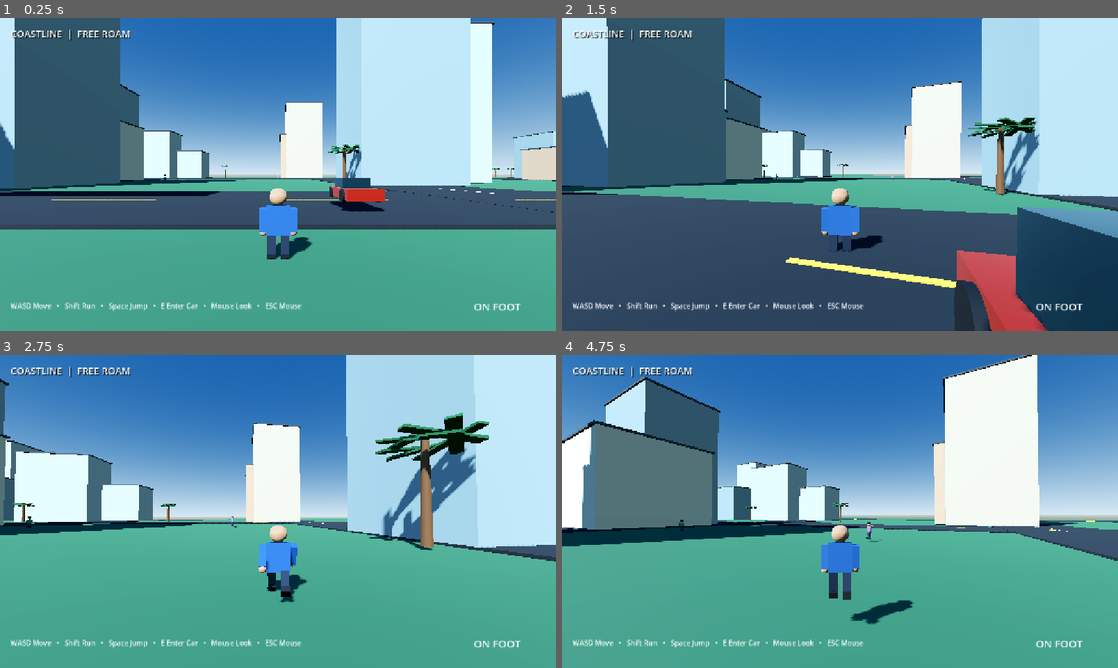
Above: before the commit, frames 1-4 (two rows, left to right).
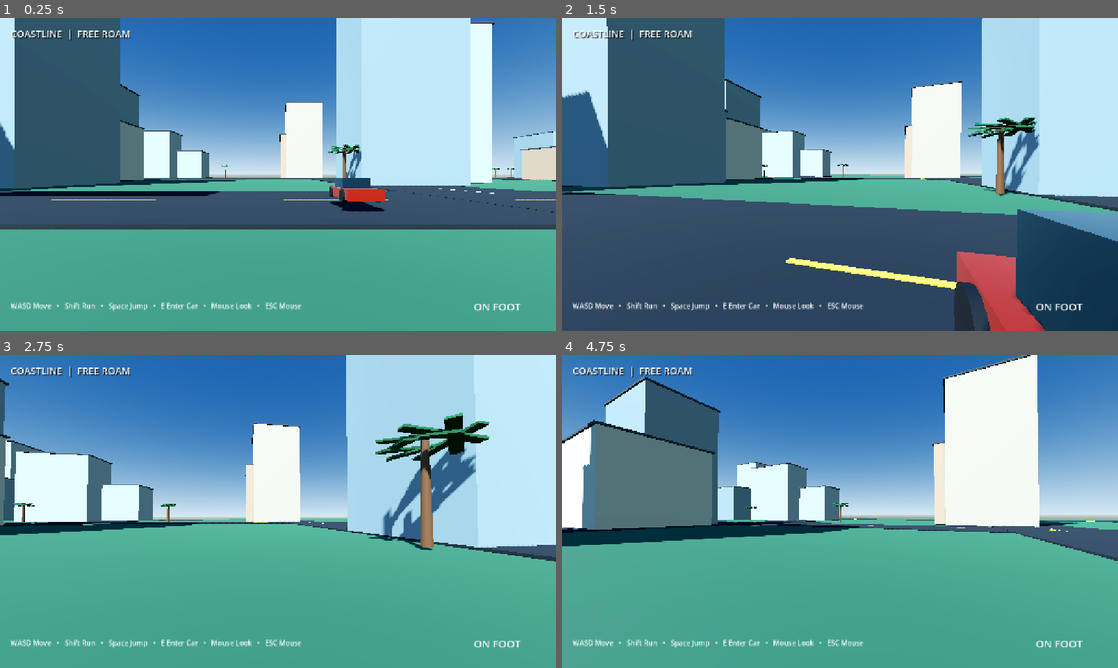
Above: after the commit, the same moments.

Repository: nhghgvve-dotcom/gta-6-recreation
Game: Godot game, scene res://Main.tscn
Two runs of this game, one before a commit and one after it. Both use one fixed random seed, a clock stepped at 60 frames per second and the inputs below.
Inputs (mouse positions are in pixels of both pictures, inside the frame that each line leads up to):
- Up to frame 1 (0.25 s): no input
- Up to frame 2 (1.5 s): tap Enter at 0.5 s; move the mouse to (867, 174) at 0.52 s; hold Shift 0.53-1.28 s; hold W from 0.53 s (still down); tap Space at 0.77 s; move the mouse to (812, 174) at 1.27 s; tap Shift at 1.35 s
- Up to frame 3 (2.75 s): keep holding W; tap Space at 1.52 s; move the mouse to (289, 505) at 2.02 s; hold Shift from 2.03 s (still down); tap E at 2.1 s
- Up to frame 4 (4.75 s): keep holding W; move the mouse to (834, 517) at 2.77 s; release Shift at 2.78 s; tap Shift at 2.85, 4.55 s; tap Space at 3.02, 3.77, 4.52 s; move the mouse to (878, 514) at 3.52 s; hold Shift 3.53-4.28 s; move the mouse to (795, 508) at 4.27 s; tap E at 4.35 s

The runs differ from the first frame. In frame 1, 1.3% of the frame differs, in the area x 0-97%, y 50-78%; in frame 2, 1.7%, in the area x 0-100%, y 20-100%; in frame 3, 1.2%; in frame 4, 1.5%.

Commit message:
Replace geometric people with rigged textured human characters

Diff:
--- a/Coastline/scripts/main.gd
+++ b/Coastline/scripts/main.gd
@@ -11,6 +11,8 @@
 var player_right_leg: Node3D
 var player_left_arm: Node3D
 var player_right_arm: Node3D
+var player_anim_player: AnimationPlayer
+var npc_anim_players: Dictionary = {}
 var walk_phase := 0.0
 var camera_pivot: Node3D
 var camera: Camera3D
@@ -174,56 +176,17 @@
 func _create_player() -> void:
 	player = CharacterBody3D.new()
 	player.name = "Player"
-	player.position = Vector3(5, 0.76, 12)
+	player.position = Vector3(5, 0.93, 12)
 	add_child(player)
 	player_visual = Node3D.new()
 	player_visual.name = "PlayerModel"
-	player_visual.position.y = -0.96 # Align the model feet with the capsule and island surface.
+	player_visual.position.y = -0.93
 	player.add_child(player_visual)
-	var shirt := _mat(Color(0.12, 0.30, 0.58))
-	var skin := _mat(Color(0.72, 0.52, 0.38))
-	var pants := _mat(Color(0.10, 0.14, 0.21))
-	var shoes := _mat(Color(0.035, 0.04, 0.05))
-	_mesh_box(player_visual, Vector3(0, 1.12, 0), Vector3(0.66, 0.82, 0.34), shirt, "Torso")
-	var head := MeshInstance3D.new()
-	var head_mesh := SphereMesh.new()
-	head_mesh.radius = 0.25
-	head_mesh.height = 0.5
-	head.mesh = head_mesh
-	head.material_override = skin
-	head.position.y = 1.78
-	player_visual.add_child(head)
-	player_left_leg = Node3D.new()
-	player_left_leg.position = Vector3(-0.19, 0.78, 0)
-	player_visual.add_child(player_left_leg)
-	_mesh_box(player_left_leg, Vector3(0, -0.36, 0), Vector3(0.23, 0.72, 0.25), pants, "LeftLeg")
-	_mesh_box(player_left_leg, Vector3(0, -0.70, -0.055), Vector3(0.25, 0.16, 0.38), shoes, "LeftShoe")
-	player_right_leg = Node3D.new()
-	player_right_leg.position = Vector3(0.19, 0.78, 0)
-	player_visual.add_child(player_right_leg)
-	_mesh_box(player_right_leg, Vector3(0, -0.36, 0), Vector3(0.23, 0.72, 0.25), pants, "RightLeg")
-	_mesh_box(player_right_leg, Vector3(0, -0.70, -0.055), Vector3(0.25, 0.16, 0.38), shoes, "RightShoe")
-	player_left_arm = Node3D.new()
-	player_left_arm.position = Vector3(-0.43, 1.43, 0)
-	player_visual.add_child(player_left_arm)
-	_mesh_box(player_left_arm, Vector3(0, -0.31, 0), Vector3(0.20, 0.66, 0.23), shirt, "LeftArm")
-	var left_hand := MeshInstance3D.new()
-	var hand_mesh := SphereMesh.new()
-	hand_mesh.radius = 0.11
-	hand_mesh.height = 0.22
-	left_hand.mesh = hand_mesh
-	left_hand.material_override = skin
-	left_hand.position.y = -0.66
-	player_left_arm.add_child(left_hand)
-	player_right_arm = Node3D.new()
-	player_right_arm.position = Vector3(0.43, 1.43, 0)
-	player_visual.add_child(player_right_arm)
-	_mesh_box(player_right_arm, Vector3(0, -0.31, 0), Vector3(0.20, 0.66, 0.23), shirt, "RightArm")
-	var right_hand := MeshInstance3D.new()
-	right_hand.mesh = hand_mesh
-	right_hand.material_override = skin
-	right_hand.position.y = -0.66
-	player_right_arm.add_child(right_hand)
+	var person := _instantiate_person("casual-man")
+	if person:
+		player_visual.add_child(person)
+		player_anim_player = _find_animation_player(person)
+		_play_person_animation(player_anim_player, "idle")
 	var collision := CollisionShape3D.new()
 	var shape := CapsuleShape3D.new()
 	shape.radius = 0.36
@@ -241,8 +204,36 @@
 	camera.fov = 74
 	spring.add_child(camera)
 
+func _instantiate_person(model_name: String) -> Node3D:
+	var path := "res://assets/people/" + model_name + ".glb"
+	var packed := load(path) as PackedScene
+	if packed == null:
+		push_warning("Missing person model: " + path)
+		return null
+	var instance := packed.instantiate() as Node3D
+	if instance:
+		instance.name = model_name
+	return instance
+
+func _find_animation_player(node: Node) -> AnimationPlayer:
+	if node is AnimationPlayer:
+		return node as AnimationPlayer
+	for child in node.get_children():
+		var found := _find_animation_player(child)
+		if found:
+			return found
+	return null
+
+func _play_person_animation(anim_player: AnimationPlayer, wanted: String) -> void:
+	if anim_player == null:
+		return
+	for animation_name in anim_player.get_animation_list():
+		if String(animation_name).to_lower().contains(wanted.to_lower()):
+			if anim_player.current_animation != animation_name:
+				anim_player.play(animation_name)
+			return
+
 func _create_npcs() -> void:
-	# Procedurally built human-shaped pedestrians with articulated limbs.
 	var positions := [
 		Vector3(-125, 0.0, -145), Vector3(-82, 0.0, -128),
 		Vector3(-35, 0.0, -55), Vector3(5, 0.0, -58),
@@ -251,95 +242,22 @@
 		Vector3(-175, 0.0, 55), Vector3(-195, 0.0, 78),
 		Vector3(55, 0.0, 175), Vector3(95, 0.0, 195)
 	]
-	var clothes := [Color(0.15, 0.38, 0.72), Color(0.78, 0.32, 0.18), Color(0.18, 0.55, 0.35), Color(0.62, 0.42, 0.72), Color(0.85, 0.68, 0.22)]
-	var skin_tones := [Color(0.86, 0.68, 0.53), Color(0.66, 0.45, 0.31), Color(0.43, 0.28, 0.20), Color(0.73, 0.54, 0.40)]
+	var models := ["casual-man", "casual-woman", "business-man", "business-woman", "construction-worker", "doctor", "runner"]
 	for i in range(positions.size()):
 		var npc := Node3D.new()
 		npc.name = "Pedestrian_%02d" % i
 		npc.position = positions[i]
 		add_child(npc)
-		var shirt := _mat(clothes[i % clothes.size()])
-		var skin := _mat(skin_tones[i % skin_tones.size()])
-		var pants := _mat(Color(0.12, 0.16, 0.22))
-		var shoe_mat := _mat(Color(0.045, 0.05, 0.06))
-		var hair := _mat([Color(0.12, 0.075, 0.045), Color(0.25, 0.16, 0.10), Color(0.055, 0.05, 0.045)][i % 3])
-		var torso := MeshInstance3D.new()
-		var torso_mesh := CapsuleMesh.new()
-		torso_mesh.radius = 0.29
-		torso_mesh.height = 0.88
-		torso.mesh = torso_mesh
-		torso.material_override = shirt
-		torso.position = Vector3(0, 1.18, 0)
-		npc.add_child(torso)
-		_mesh_box(npc, Vector3(0, 0.77, 0), Vector3(0.43, 0.30, 0.28), pants, "Pelvis")
-		var neck := MeshInstance3D.new()
-		var neck_mesh := CylinderMesh.new()
-		neck_mesh.top_radius = 0.085
-		neck_mesh.bottom_radius = 0.09
-		neck_mesh.height = 0.16
-		neck.mesh = neck_mesh
-		neck.material_override = skin
-		neck.position.y = 1.68
-		npc.add_child(neck)
-		var head := MeshInstance3D.new()
-		var head_mesh := SphereMesh.new()
-		head_mesh.radius = 0.225
-		head_mesh.height = 0.46
-		head.mesh = head_mesh
-		head.material_override = skin
-		head.position = Vector3(0, 1.86, 0)
-		npc.add_child(head)
-		var hair_cap := MeshInstance3D.new()
-		var hair_mesh := SphereMesh.new()
-		hair_mesh.radius = 0.229
-		hair_mesh.height = 0.25
-		hair_cap.mesh = hair_mesh
-		hair_cap.material_override = hair
-		hair_cap.position = Vector3(0, 2.02, 0.015)
-		npc.add_child(hair_cap)
-		var limb_parts := {}
-		for side in [-1.0, 1.0]:
-			var leg := Node3D.new()
-			leg.position = Vector3(side * 0.15, 0.79, 0)
-			npc.add_child(leg)
-			_npc_capsule(leg, "LegMesh", 0.105, 0.68, Vector3(0, -0.31, 0), pants)
-			_mesh_box(leg, Vector3(0, -0.69, -0.055), Vector3(0.22, 0.14, 0.34), shoe_mat, "Shoe")
-			var arm := Node3D.new()
-			arm.position = Vector3(side * 0.34, 1.48, 0)
-			npc.add_child(arm)
-			_npc_capsule(arm, "ArmMesh", 0.085, 0.60, Vector3(0, -0.24, 0), shirt)
-			var hand := MeshInstance3D.new()
-			var hand_mesh := SphereMesh.new()
-			hand_mesh.radius = 0.09
-			hand_mesh.height = 0.18
-			hand.mesh = hand_mesh
-			hand.material_override = skin
-			hand.position.y = -0.55
-			arm.add_child(hand)
-			if side < 0:
-				limb_parts["left_leg"] = leg
-				limb_parts["left_arm"] = arm
-			else:
-				limb_parts["right_leg"] = leg
-				limb_parts["right_arm"] = arm
+		var person := _instantiate_person(models[i % models.size()])
+		if person:
+			npc.add_child(person)
+			var anim_player := _find_animation_player(person)
+			npc_anim_players[npc.get_instance_id()] = anim_player
+			_play_person_animation(anim_player, "walk")
 		npcs.append(npc)
 		var key := npc.get_instance_id()
-		npc_animation_parts[key] = limb_parts
-		npc_walk_phases[key] = rng.randf_range(0.0, TAU)
 		npc_directions[key] = (1.0 if i % 2 == 0 else -1.0)
 		npc_walk_times[key] = rng.randf_range(2.0, 5.0)
-
-func _npc_capsule(parent: Node3D, node_name: String, radius: float, height: float, pos: Vector3, material: Material) -> MeshInstance3D:
-	var limb := MeshInstance3D.new()
-	var mesh := CapsuleMesh.new()
-	mesh.radius = radius
-	mesh.height = height
-	limb.name = node_name
-	limb.mesh = mesh
-	limb.material_override = material
-	limb.position = pos
-	parent.add_child(limb)
-	return limb
 
 func _create_car() -> void:
 	car = Node3D.new()
@@ -440,20 +358,12 @@
 		player.velocity.x = direction.x * speed
 		player.velocity.z = direction.z * speed
 		player_visual.rotation.y = lerp_angle(player_visual.rotation.y, atan2(direction.x, direction.z), delta * 10.0)
-		walk_phase += delta * (10.5 if Input.is_key_pressed(KEY_SHIFT) else 7.0)
-		var swing := sin(walk_phase) * (0.78 if Input.is_key_pressed(KEY_SHIFT) else 0.48)
-		player_left_leg.rotation.x = swing
-		player_right_leg.rotation.x = -swing
-		player_left_arm.rotation.x = -swing * 0.72
-		player_right_arm.rotation.x = swing * 0.72
+		_play_person_animation(player_anim_player, "run" if Input.is_key_pressed(KEY_SHIFT) else "walk")
 	else:
 		player.velocity.x = move_toward(player.velocity.x, 0, 24 * delta)
 		player.velocity.z = move_toward(player.velocity.z, 0, 24 * delta)
 		walk_phase = 0.0
-		player_left_leg.rotation.x = lerp_angle(player_left_leg.rotation.x, 0.0, delta * 10.0)
-		player_right_leg.rotation.x = lerp_angle(player_right_leg.rotation.x, 0.0, delta * 10.0)
-		player_left_arm.rotation.x = lerp_angle(player_left_arm.rotation.x, 0.0, delta * 10.0)
-		player_right_arm.rotation.x = lerp_angle(player_right_arm.rotation.x, 0.0, delta * 10.0)
+		_play_person_animation(player_anim_player, "idle")
 	if player.is_on_floor():
 		if Input.is_key_pressed(KEY_SPACE):
 			player.velocity.y = 6.0
@@ -477,17 +387,6 @@
 		npc_walk_times[key] = remaining
 		npc.position.x += direction * 0.75 * delta
 		npc.rotation.y = PI / 2.0 if direction > 0.0 else -PI / 2.0
-		var phase: float = npc_walk_phases.get(key, 0.0) + delta * 5.8
-		npc_walk_phases[key] = phase
-		var swing := sin(phase) * 0.48
-		var parts: Dictionary = npc_animation_parts.get(key, {})
-		if parts.has("left_leg"):
-			(parts["left_leg"] as Node3D).rotation.x = swing
-			(parts["right_leg"] as Node3D).rotation.x = -swing
-			(parts["left_arm"] as Node3D).rotation.x = -swing * 0.72
-			(parts["right_arm"] as Node3D).rotation.x = swing * 0.72
-		npc.position.y = abs(cos(phase * 2.0)) * 0.025
-
 
 func _check_car_pedestrian_collisions() -> void:
 	if abs(car_velocity) < 5.0:
@@ -499,55 +398,17 @@
 func _spawn_npc_ragdoll(npc: Node3D) -> void:
 	_trigger_impact_effect()
 	var origin := npc.global_position
-	var clothes_color := Color(0.18, 0.42, 0.72)
-	var torso_node := npc.get_node_or_null("Torso") as MeshInstance3D
-	if torso_node and torso_node.material_override is StandardMaterial3D:
-		clothes_color = (torso_node.material_override as StandardMaterial3D).albedo_color
-	var skin := _mat(Color(0.66, 0.47, 0.34))
-	var shirt := _mat(clothes_color)
-	var pants := _mat(Color(0.12, 0.16, 0.22))
+	var key := npc.get_instance_id()
 	npcs.erase(npc)
-	npc_directions.erase(npc.get_instance_id())
-	npc_walk_times.erase(npc.get_instance_id())
-	npc_animation_parts.erase(npc.get_instance_id())
-	npc_walk_phases.erase(npc.get_instance_id())
+	npc_directions.erase(key)
+	npc_walk_times.erase(key)
+	npc_anim_players.erase(key)
 	_spawn_impact_sparks(origin + Vector3(0, 0.9, 0))
-	npc.queue_free()
-	var ragdoll := Node3D.new()
-	ragdoll.name = "PedestrianRagdoll"
-	ragdoll.global_position = origin
-	add_child(ragdoll)
-	var pieces := [
-		[Vector3(0, 1.05, 0), Vector3(0.58, 0.82, 0.32), shirt],
-		[Vector3(0, 1.68, 0), Vector3(0.42, 0.42, 0.42), skin],
-		[Vector3(-0.19, 0.43, 0), Vector3(0.19, 0.72, 0.22), pants],
-		[Vector3(0.19, 0.43, 0), Vector3(0.19, 0.72, 0.22), pants],
-		[Vector3(-0.43, 1.08, 0), Vector3(0.18, 0.68, 0.2), skin],
-		[Vector3(0.43, 1.08, 0), Vector3(0.18, 0.68, 0.2), skin]
-	]
-	var push := (car.global_position - origin).normalized()
-	if push.length() < 0.1:
-		push = -car.global_transform.basis.z
-	for piece in pieces:
-		var body := RigidBody3D.new()
-		body.position = piece[0]
-		body.mass = 1.0
-		body.gravity_scale = 1.0
-		ragdoll.add_child(body)
-		var mesh := MeshInstance3D.new()
-		var box := BoxMesh.new()
-		box.size = piece[1]
-		mesh.mesh = box
-		mesh.material_override = piece[2]
-		body.add_child(mesh)
-		var collision := CollisionShape3D.new()
-		var shape := BoxShape3D.new()
-		shape.size = piece[1]
-		collision.shape = shape
-		body.add_child(collision)
-		body.apply_central_impulse(push * clamp(abs(car_velocity) * 0.12, 2.0, 7.0) + Vector3(0, 2.0, 0))
-		body.apply_torque_impulse(Vector3(rng.randf_range(-2, 2), rng.randf_range(-2, 2), rng.randf_range(-2, 2)))
-	get_tree().create_timer(4.0).timeout.connect(ragdoll.queue_free)
+	# Keep the imported human model intact and give it a brief, non-graphic fall reaction.
+	var fall_tween := create_tween()
+	fall_tween.tween_property(npc, "rotation:z", PI * 0.42, 0.22).set_trans(Tween.TRANS_QUAD).set_ease(Tween.EASE_OUT)
+	fall_tween.tween_interval(2.0)
+	fall_tween.tween_callback(npc.queue_free)
 
 func _spawn_impact_sparks(origin: Vector3) -> void:
 	# Abstract red impact particles: decorative game feedback, not injury detail.
